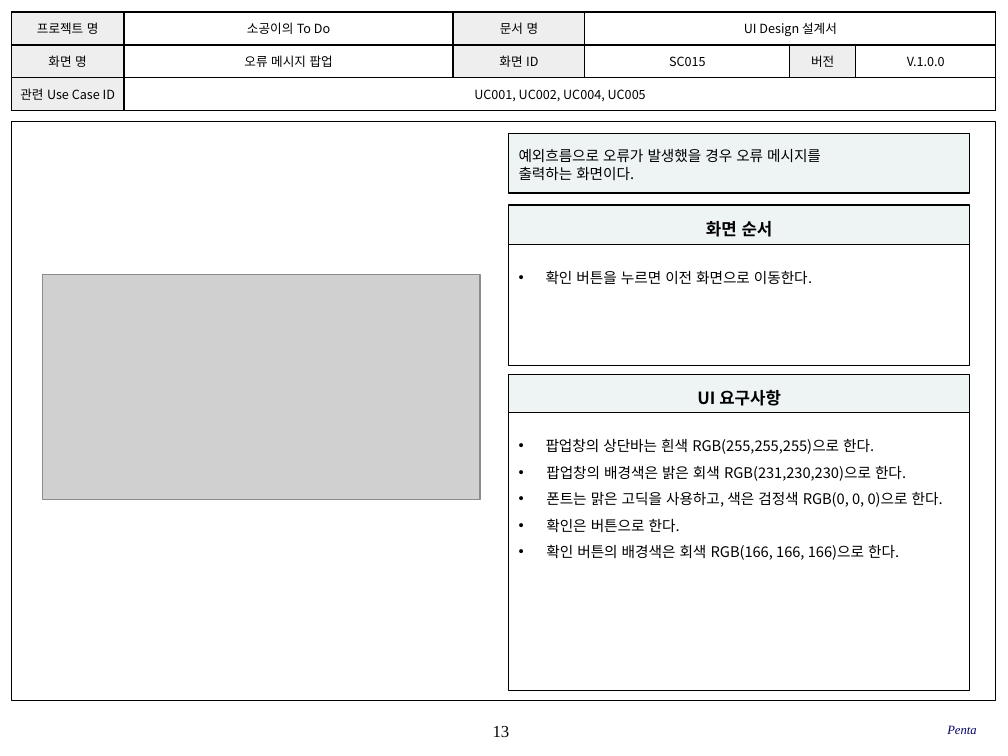
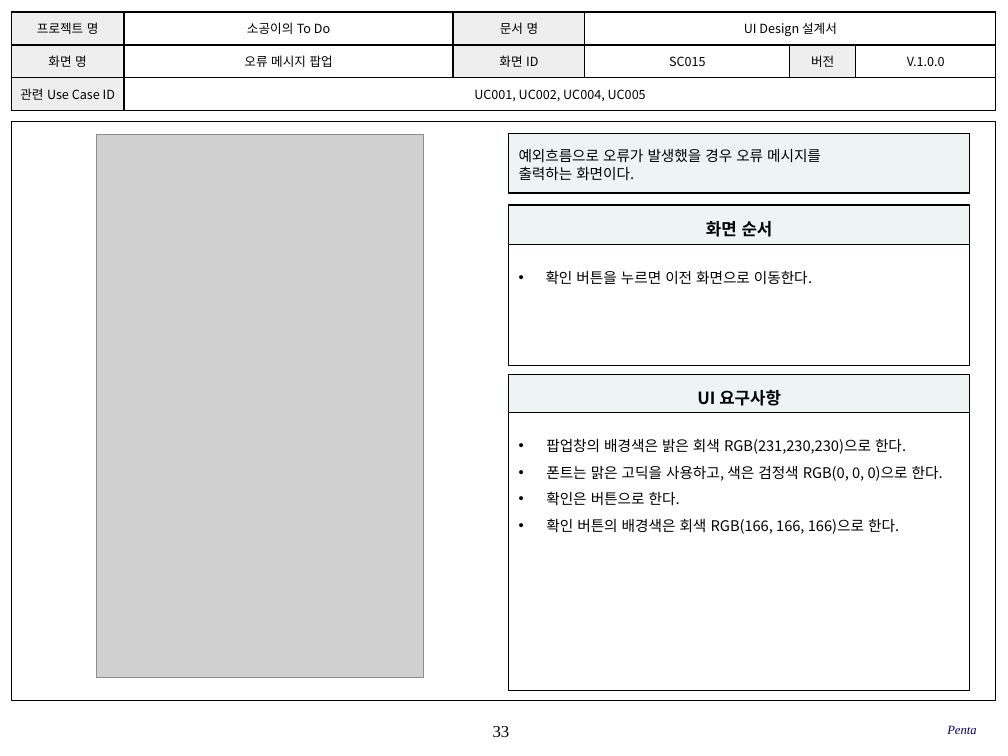
Before and after one commit to SE-admin/SE2017_5_mixharmony, a slide deck: slide 33 of doc/3_ 설계서/UI Design_05_penta.pptx (slide 13 before the commit). Drawn at 1008x756 pixels with LibreOffice and Linux fonts; fonts in the diff are those of the drawing; grey boxes stand for pictures; background and template pictures are left out. Boxes give left, top, right and bottom in pixels: in the first picture for what was removed or moved away, otherwise in the second. Text is boxed around its words. In the diff, an @@ line names an element or a change of style, - is before the commit and + after.

```diff
--- a/doc/3_ 설계서/UI Design_05_penta.pptx
+++ b/doc/3_ 설계서/UI Design_05_penta.pptx
@@ picture added at <box>97,135,424,678</box> @@
@@ picture removed at <box>43,275,481,500</box> @@
@@ text in rectangle at <box>546,439,874,454</box>: paragraph removed @@
-• 팝업창의 상단바는 흰색 RGB(255,255,255)으로 한다.
@@ page number at <box>493,726,510,737</box>: text changed @@
-13
+33
```
Also in this commit, not shown: 12 other slides changed, 20 slides added.
